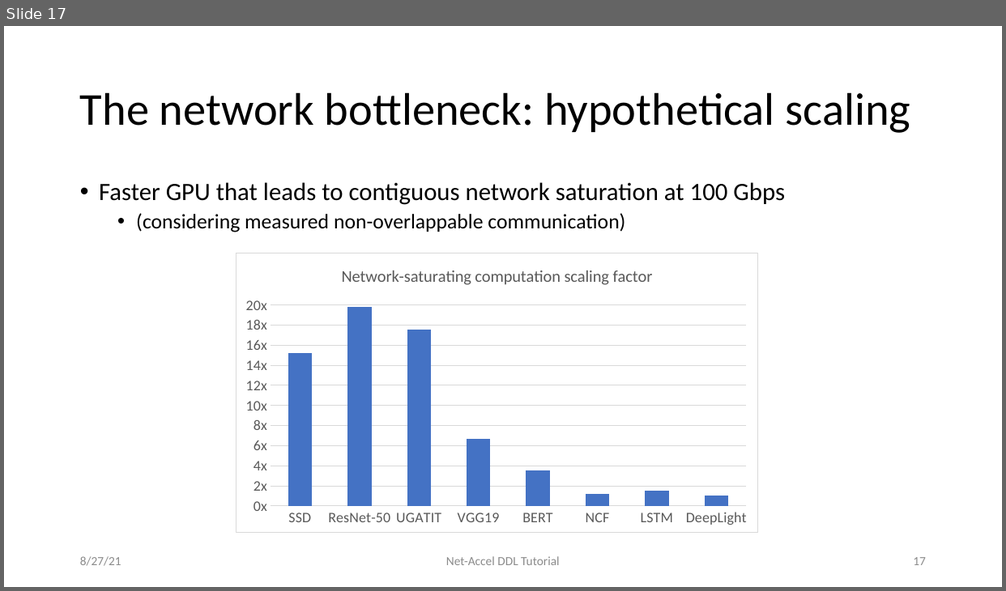
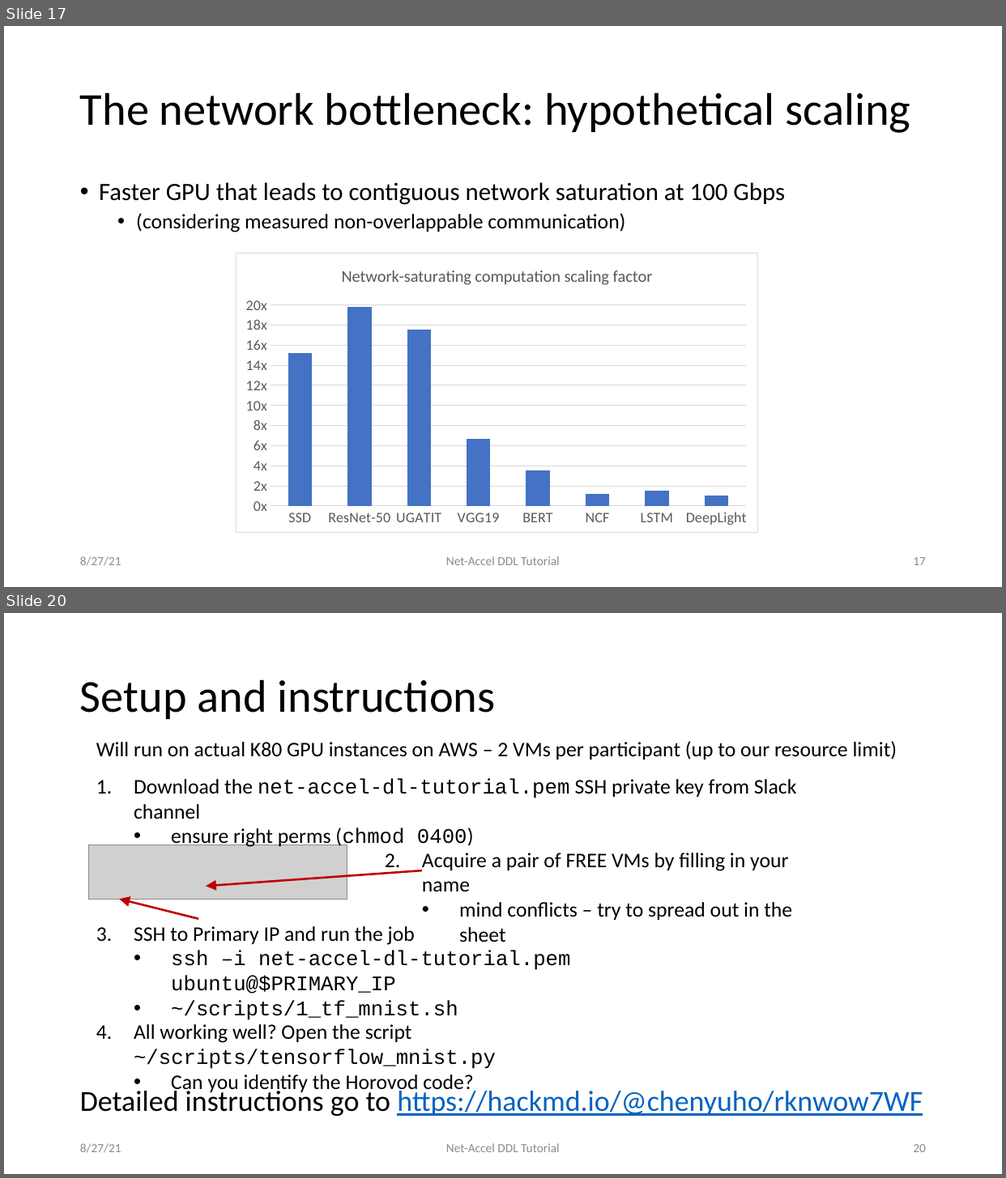
Before and after one commit to sands-lab/net-accel-dl-tutorial-sigcomm21, a slide deck: 1-intro.pptx. Shown one above the other, each under a label of ours: slide 17 before the commit, slides 17 and 20 after it; the slides between them are not shown. The pictures are 1006x591 and 1006x1178 pixels, drawn with LibreOffice and Linux fonts; fonts in the diff are those of the drawing; grey boxes stand for pictures. Boxes give left, top, right and bottom in pixels: in the first picture for what was removed or moved away, otherwise in the second. Text is boxed around its words. In the diff, an @@ line names an element or a change of style, - is before the commit and + after.

```diff
--- a/1-intro.pptx
+++ b/1-intro.pptx
@@ slide 20 added at (4,613,1002,1174), background #FFFFFF @@
@@ title added at (80,679,496,719), 44 pt, text #000000 @@
+Setup and instructions
@@ text added at (96,741,897,760), 20 pt, text #000000 @@
+Will run on actual K80 GPU instances on AWS – 2 VMs per participant (up to our resource limit)
@@ text added at (134,778,797,848), 20 pt, text #000000 @@
+1. Download the net-accel-dl-tutorial.pem SSH private key from Slack channel
+  • ensure right perms (chmod 0400)
@@ picture added at (88,845,347,900) @@
@@ text added at (422,853,792,942), 20 pt, text #000000 @@
+2. Acquire a pair of FREE VMs by filling in your name
+  • mind conflicts – try to spread out in the sheet
@@ arrow added from (422, 871) to (206, 886), #C00000 2 pt @@
@@ arrow added from (198, 919) to (119, 899), #C00000 2 pt @@
@@ text added at (134,926,570,1020), 20 pt, text #000000 @@
+3. SSH to Primary IP and run the job
+  • ssh –i net-accel-dl-tutorial.pem ubuntu@$PRIMARY_IP
+  • ~/scripts/1_tf_mnist.sh
@@ text added at (134,1024,496,1094), 20 pt, text #000000 @@
+4. All working well? Open the script ~/scripts/tensorflow_mnist.py
+  • Can you identify the Horovod code?
@@ text added at (80,1087,923,1116), 28 pt, text #0563C1, underline @@
+Detailed instructions go to https://hackmd.io/@chenyuho/rknwow7WF
@@ text added at (80,1144,121,1153), 12 pt, text #8C8C8C @@
+8/27/21
@@ text added at (446,1144,559,1152), 12 pt, text #8C8C8C @@
+Net-Accel DDL Tutorial
@@ page number added at (913,1144,926,1152), 12 pt, text #8C8C8C @@
+20
```
Also in this commit, not shown: 1 slide changed, 1 other slide added.
